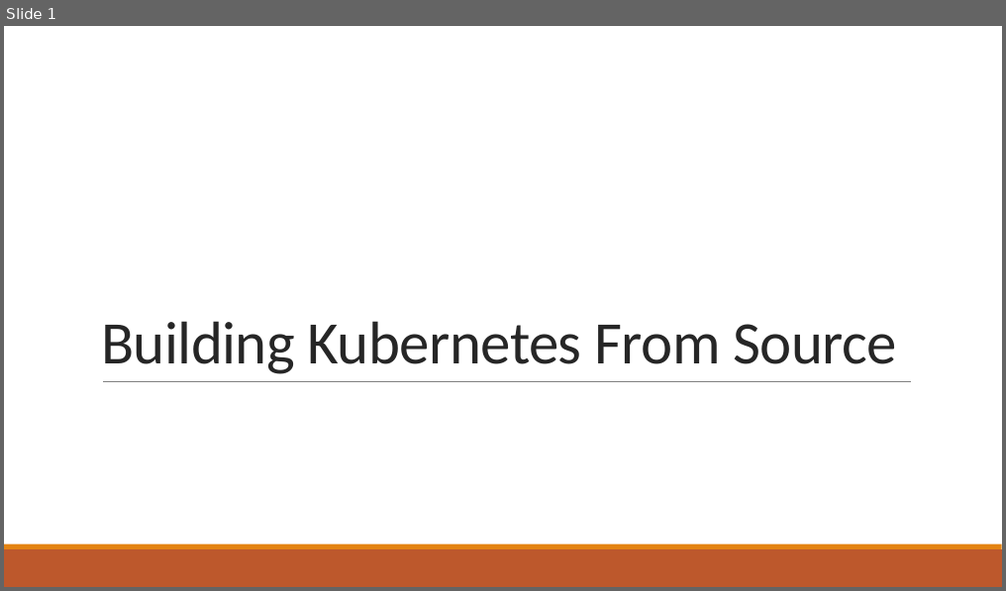
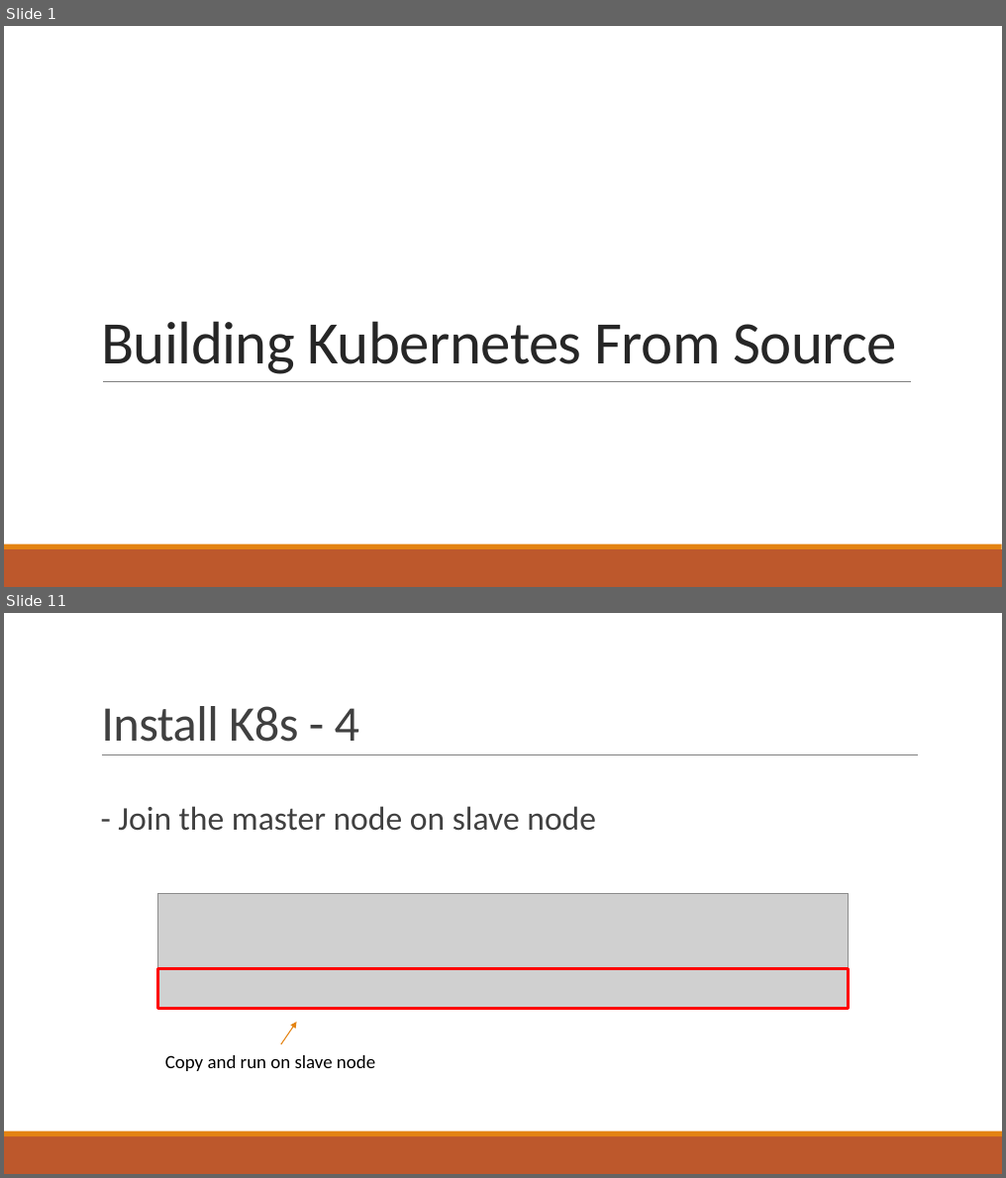
Before and after one commit to Beomsu-Seo/graduation-thesis, a slide deck: docs/Building Kubernetes From Source.pptx. Shown one above the other, each under a label of ours: slide 1 before the commit, slides 1 and 11 after it; the slides between them are not shown. The pictures are 1006x591 and 1006x1178 pixels, drawn with LibreOffice and Linux fonts; fonts in the diff are those of the drawing; grey boxes stand for pictures. Boxes give left, top, right and bottom in pixels: in the first picture for what was removed or moved away, otherwise in the second. Text is boxed around its words. In the diff, an @@ line names an element or a change of style, - is before the commit and + after.

```diff
--- a/docs/Building Kubernetes From Source.pptx
+++ b/docs/Building Kubernetes From Source.pptx
@@ slide 11 added at [4,613,1002,1174], background #FFFFFF; not listed: 2 template elements that a slide beside it also shows @@
@@ title added at [101,706,359,742], 48 pt, text #404040 @@
+Install K8s - 4
@@ line added from (102, 756) to (918, 756), #808080 0.5 pt @@
@@ text added at [118,806,596,831], 32 pt, text #404040 @@
+  - Join the master node on slave node
@@ picture added at [158,894,848,1009] @@
@@ rectangle added at [158,968,848,1009], outline #FF0000 3 pt @@
@@ arrow added from (281, 1045) to (297, 1022), #E48312 1 pt @@
@@ text added at [165,1056,375,1071], 18 pt, text #000000 @@
+Copy and run on slave node
```
Also in this commit, not shown: 3 slides changed, 13 other slides added, 3 slides removed.
